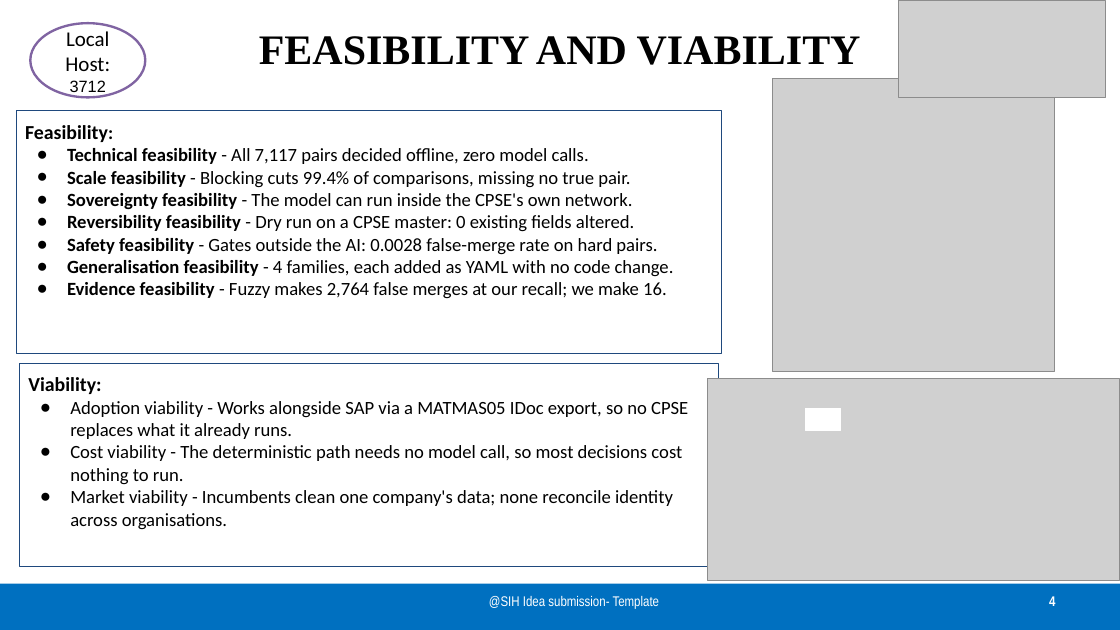
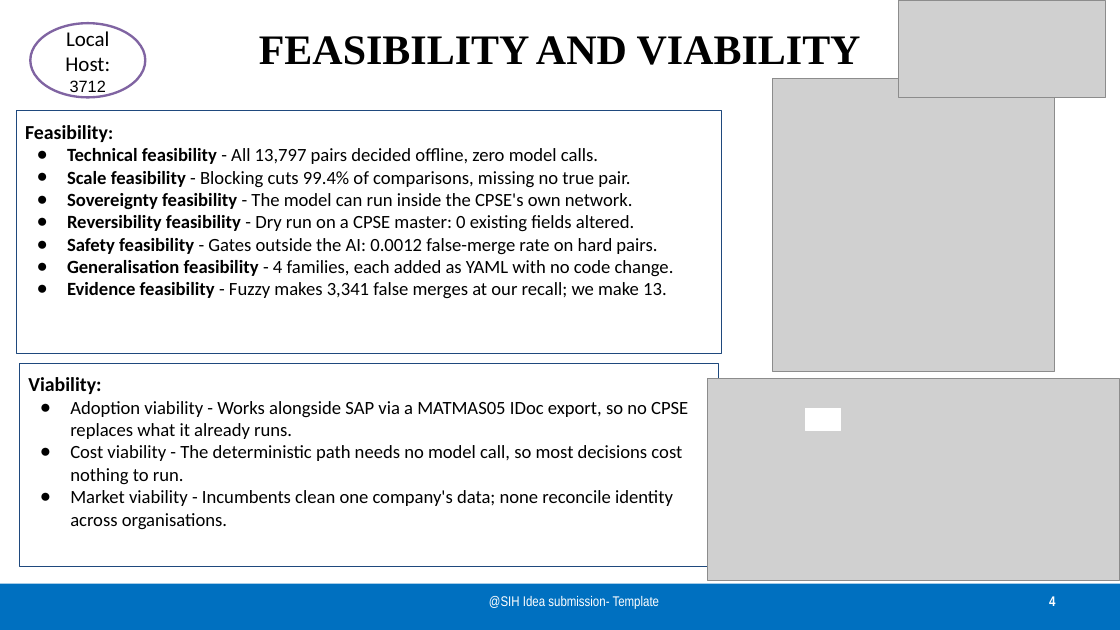
Before and after one commit to AnanthuNarashimman/SamePart, a slide deck: slide 4 of SIH2026-IDEA-Presentation-Meridian.pptx. Drawn at 1120x630 pixels with LibreOffice and Linux fonts; fonts in the diff are those of the drawing; grey boxes stand for pictures. Boxes give left, top, right and bottom in pixels: in the first picture for what was removed or moved away, otherwise in the second. Text is boxed around its words. In the diff, an @@ line names an element or a change of style, - is before the commit and + after.

```diff
--- a/SIH2026-IDEA-Presentation-Meridian.pptx
+++ b/SIH2026-IDEA-Presentation-Meridian.pptx
@@ text in rounded rectangle at (67, 148, 598, 164): text changed @@
-● Technical feasibility - All 7,117 pairs decided offline, zero model calls.
+● Technical feasibility - All 13,797 pairs decided offline, zero model calls.
@@ text in rounded rectangle at (67, 238, 657, 255): text changed @@
-● Safety feasibility - Gates outside the AI: 0.0028 false-merge rate on hard pairs.
+● Safety feasibility - Gates outside the AI: 0.0012 false-merge rate on hard pairs.
@@ text in rounded rectangle at (67, 282, 667, 298): text changed @@
-● Evidence feasibility - Fuzzy makes 2,764 false merges at our recall; we make 16.
+● Evidence feasibility - Fuzzy makes 3,341 false merges at our recall; we make 13.
```
Also in this commit, not shown: 2 other slides changed, 11 other files.
